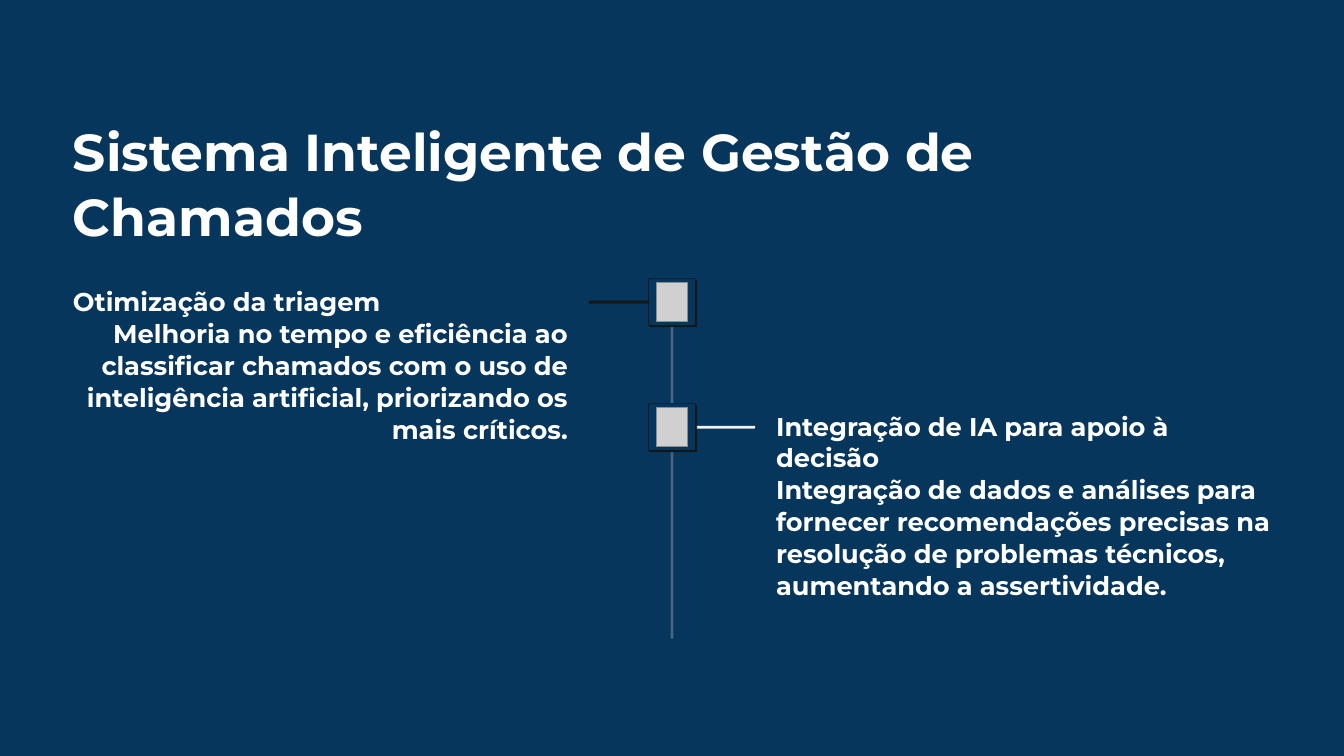
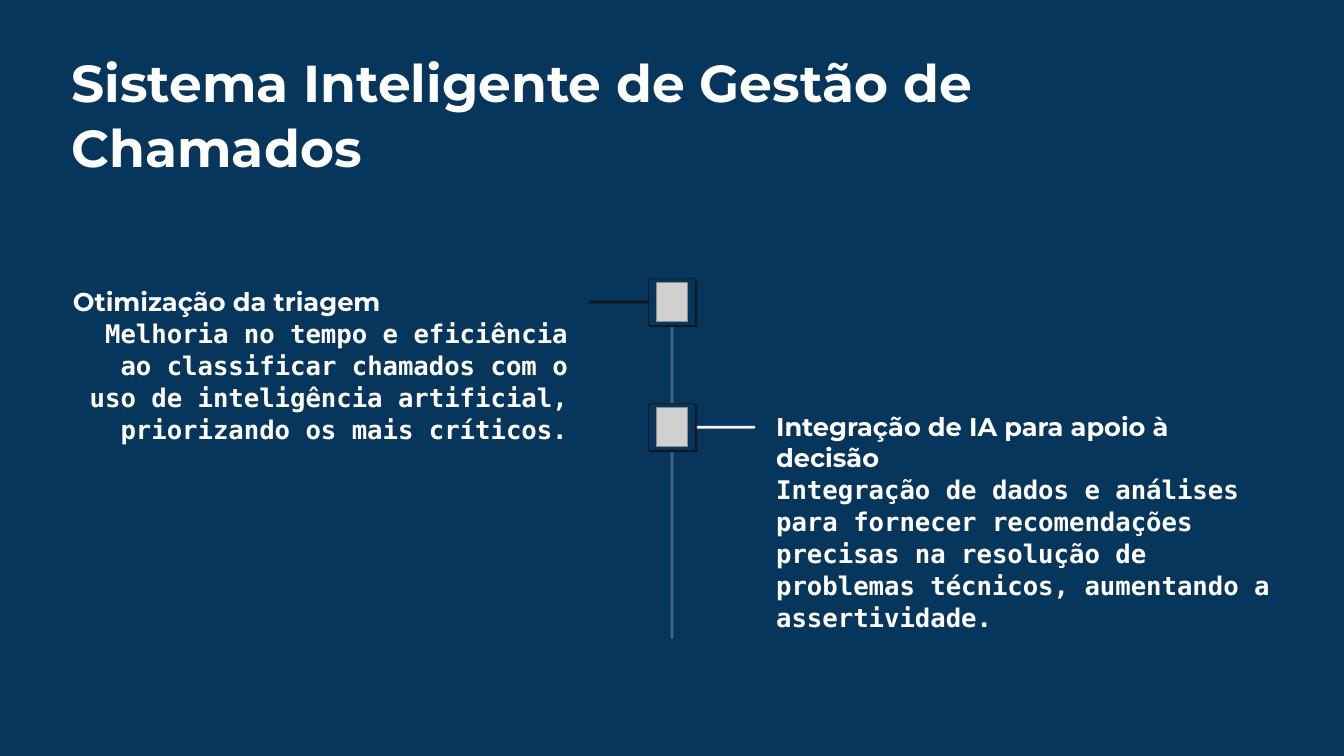
Before and after one commit to mancijo/UpDesk, a slide deck: slide 4 of Apresentacao/UpDesk-Sistema-de-Chamados-com-IA.pptx (slide 2 before the commit). Drawn at 1344x756 pixels with LibreOffice and Linux fonts; fonts in the diff are those of the drawing; grey boxes stand for pictures; background and template pictures are left out; a plain dark background stands for a picture behind light text. Boxes give left, top, right and bottom in pixels: in the first picture for what was removed or moved away, otherwise in the second. Text is boxed around its words. In the diff, an @@ line names an element or a change of style, - is before the commit and + after.

Commit message:
slide de regras de negocio
feito slide de regra do negocio, tambem foi organizado todos os slides para apresentacao

```diff
--- a/Apresentacao/UpDesk-Sistema-de-Chamados-com-IA.pptx
+++ b/Apresentacao/UpDesk-Sistema-de-Chamados-com-IA.pptx
@@ text "Sistema Inteligente de Gestão de ...": place and size @@
-text "Sistema Inteligente de Gestão de ..." at <box>73,130,974,237</box>
+text "Sistema Inteligente de Gestão de ..." at <box>71,61,973,168</box>
@@ text "Otimização da triagem Melhoria no ..." at <box>73,291,568,445</box>: font Montserrat to DejaVu Sans Mono in "Melhoria no tempo e eficiência ao classificar ..." @@
@@ text "Integração de IA para apoio ..." at <box>776,416,1269,628</box>: font Montserrat to DejaVu Sans Mono in "Integração de dados e análises para fornecer ..." @@
```
Also in this commit, not shown: 9 other slides changed, 1 slide added.
